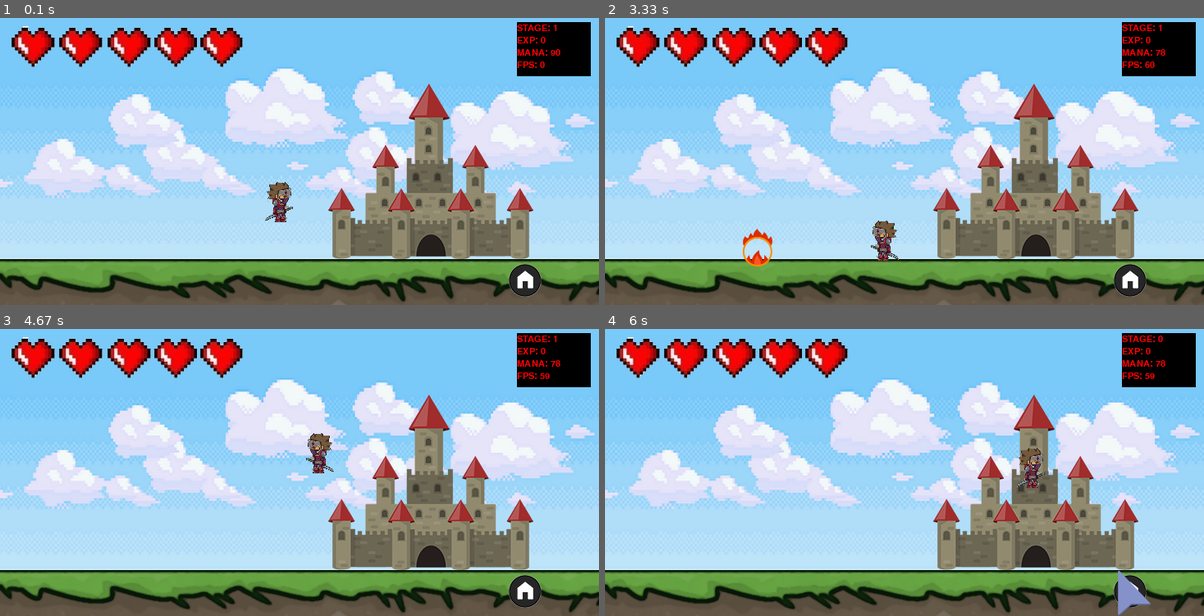
Above: before the commit, frames 1-4 (two rows, left to right).
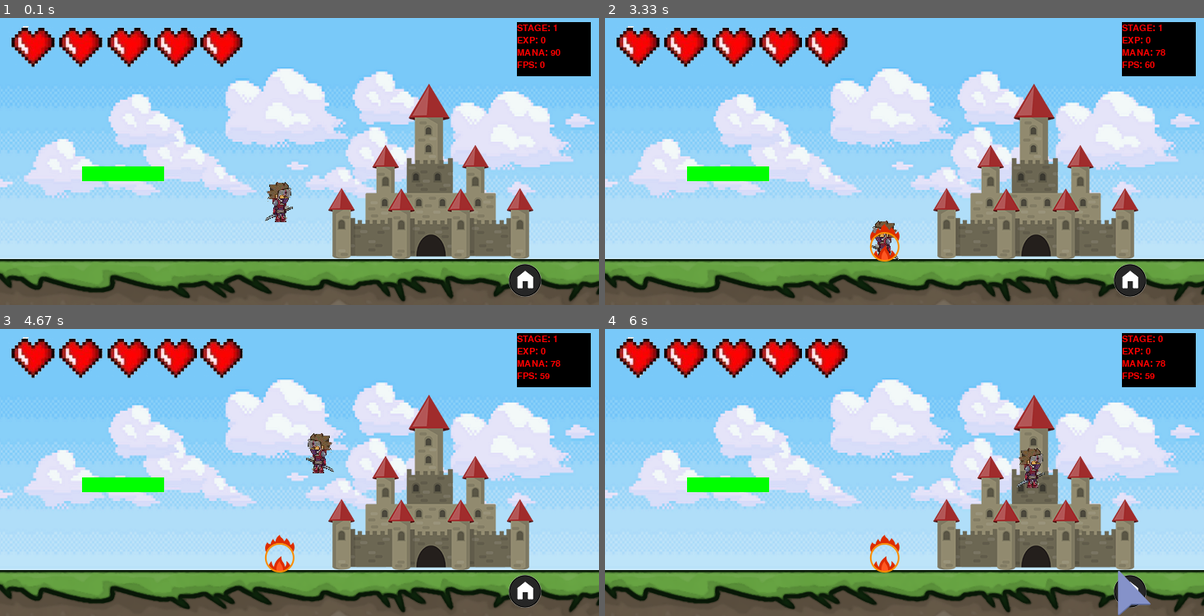
Above: after the commit, the same moments.

Repository: Aless-FG/pyGameTest
Game: pygame game, started from bolt.py
Two runs of this game, one before a commit and one after it. Both use one fixed random seed, a clock stepped at 60 frames per second and the inputs below.
Inputs (mouse positions are in pixels of both pictures, inside the frame that each line leads up to):
- Up to frame 1 (0.1 s): no input
- Up to frame 2 (3.33 s): hold Right 0.33-0.8 s; tap M at 0.83, 3 s; hold Right 1.17-1.63 s; tap Space at 1.23, 1.53, 1.73, 2.03, 2.3, 2.6 s; hold Left 1.67-2.2 s; hold Left 2.23-2.63 s; tap Enter at 2.67 s
- Up to frame 3 (4.67 s): hold Right 3.33-3.97 s; tap Space at 3.4, 3.7, 4.07, 4.37, 4.57 s; hold Left 4-4.47 s; hold Right from 4.5 s (still down)
- Up to frame 4 (6 s): tap Space at 4.87, 5.4, 5.7, 5.9 s; release Right at 4.97 s; click (1132, 593) at 5.05 s; hold Right 5.33-5.8 s; hold Left from 5.83 s (still down)

The runs differ from the first frame. In frame 1, 0.7% of the frame differs, in the area x 13-28%, y 51-57%; in frame 2, 1.3%, in the area x 13-50%, y 51-87%; in frame 3, 1.0%; in frame 4, 1.0%.

Commit message:
added a platform and gravity to the fireball (right only)

Diff:
--- a/fireball.py
+++ b/fireball.py
@@ -5,6 +5,9 @@
     def __init__(self):
         super().__init__()
         self.direction = main.player.direction # get player position
+        self.pos = main.vec(main.player.pos.x, main.player.pos.y - 20)
+        self.vel = main.vec(4, 3)
+
         if self.direction == "RIGHT":
             self.image = pygame.image.load("png/fireball.png")
         else:
@@ -13,8 +16,8 @@
         setting the center of the new rectangle to the same position as the player.pos
         the center of the fireball's rectangle is positioned at the same location as the player's position.
         """
-        self.rect = self.image.get_rect(center=main.player.pos)
-        self.rect.y = main.player.pos.y - 40
+        self.rect = self.image.get_rect(center=self.pos)
+        self.rect.y = main.player.pos.y
         if main.player.direction == "RIGHT":
             self.rect.x = main.player.pos.x
         else:
@@ -22,6 +25,7 @@
 
 
     def fire(self):
+
         main.player.magic_cooldown = 0 # the player cannot fire another firebatt till the previous one exits screen
         # Runs while the fireball is still within the screen w/ extra margin
         """
@@ -36,10 +40,41 @@
                 main.displaysurface.blit(self.image, self.rect)
 
             if self.direction == "RIGHT":
-                self.rect.move_ip(7, 0) # moves the fireball's rectangle 12 pixels to the right along the x-axis
+                self.pos.x += self.vel.x
+                self.gravity_check()
             else:
-                self.rect.move_ip(-7, 0)
+                self.pos.x -= self.vel.x
+                self.gravity_check()
+
+            self.rect.center = self.pos
+
         else:
             self.kill()
             main.player.magic_cooldown = 1
             main.player.attacking = False
+
+    def gravity_check(self):
+
+
+            # Detect collisions with the ground objects
+        hits = pygame.sprite.spritecollide(main.fireball, main.ground_group, False)
+        pl_hits = pygame.sprite.spritecollide(main.fireball, main.platform_group, False)
+        print(len(pl_hits))
+
+        if self.vel.y > 0:
+            if len(hits) == 2:
+                lowest = hits[0]
+                if self.pos.y < lowest.rect.top:
+
+                    self.pos.y = lowest.rect.top - 20 # Align the fireball with the top of the ground object
+                    self.vel.y = 0  # Stop the fireball from moving vertically
+            elif pl_hits:
+                lowest = pl_hits[0]
+                self.pos.y = lowest.rect.top - 20  # Align the fireball with the top of the ground object
+                self.vel.y = 0  # Stop the fireball from moving vertically
+            self.vel.y += 0.2
+
+
+        # Update the position based on the new velocity
+        self.pos += self.vel
+        self.rect.center = self.pos
--- a/main.py
+++ b/main.py
@@ -9,6 +9,7 @@
 from healthbar import HealthBar
 from item import Item
 from fireball import Fireball
+from pform import Platform
 from stagedisplay import StageDisplay
 from statusbar import StatusBar
 from pbutton import PButton
@@ -32,36 +33,36 @@
 displaysurface = pygame.display.set_mode((WIDTH, HEIGHT))  # displays the game using width and height
 pygame.display.set_caption("Game")  # changes window's title
 
-run_ani_R = [pygame.image.load("png/Player_Sprite_R.png"), pygame.image.load("png/Player_Sprite2_R.png"),
-             pygame.image.load("png/Player_Sprite3_R.png"), pygame.image.load("png/Player_Sprite4_R.png"),
-             pygame.image.load("png/Player_Sprite5_R.png"), pygame.image.load("png/Player_Sprite6_R.png"),
-             pygame.image.load("png/Player_Sprite_R.png")]
+run_ani_R = [pygame.image.load("png/Player_Sprite_R.png").convert_alpha(), pygame.image.load("png/Player_Sprite2_R.png").convert_alpha(),
+             pygame.image.load("png/Player_Sprite3_R.png").convert_alpha(), pygame.image.load("png/Player_Sprite4_R.png").convert_alpha(),
+             pygame.image.load("png/Player_Sprite5_R.png").convert_alpha(), pygame.image.load("png/Player_Sprite6_R.png").convert_alpha(),
+             pygame.image.load("png/Player_Sprite_R.png").convert_alpha()]
 
 # Run animation for the LEFT
-run_ani_L = [pygame.image.load("png/Player_Sprite_L.png"), pygame.image.load("png/Player_Sprite2_L.png"),
-             pygame.image.load("png/Player_Sprite3_L.png"), pygame.image.load("png/Player_Sprite4_L.png"),
-             pygame.image.load("png/Player_Sprite5_L.png"), pygame.image.load("png/Player_Sprite6_L.png"),
-             pygame.image.load("png/Player_Sprite_L.png")]
+run_ani_L = [pygame.image.load("png/Player_Sprite_L.png").convert_alpha(), pygame.image.load("png/Player_Sprite2_L.png").convert_alpha(),
+             pygame.image.load("png/Player_Sprite3_L.png").convert_alpha(), pygame.image.load("png/Player_Sprite4_L.png").convert_alpha(),
+             pygame.image.load("png/Player_Sprite5_L.png").convert_alpha(), pygame.image.load("png/Player_Sprite6_L.png").convert_alpha(),
+             pygame.image.load("png/Player_Sprite_L.png").convert_alpha()]
 
 # Attack animation for the RIGHT
-attack_ani_R = [pygame.image.load("png/Player_Sprite_R.png"), pygame.image.load("png/Player_Attack_R.png"),
-                pygame.image.load("png/Player_Attack2_R.png"), pygame.image.load("png/Player_Attack2_R.png"),
-                pygame.image.load("png/Player_Attack3_R.png"), pygame.image.load("png/Player_Attack3_R.png"),
-                pygame.image.load("png/Player_Attack4_R.png"), pygame.image.load("png/Player_Attack4_R.png"),
-                pygame.image.load("png/Player_Attack5_R.png"), pygame.image.load("png/Player_Attack5_R.png"),
-                pygame.image.load("png/Player_Sprite_R.png")]
+attack_ani_R = [pygame.image.load("png/Player_Sprite_R.png").convert_alpha(), pygame.image.load("png/Player_Attack_R.png").convert_alpha(),
+                pygame.image.load("png/Player_Attack2_R.png").convert_alpha(), pygame.image.load("png/Player_Attack2_R.png").convert_alpha(),
+                pygame.image.load("png/Player_Attack3_R.png").convert_alpha(), pygame.image.load("png/Player_Attack3_R.png").convert_alpha(),
+                pygame.image.load("png/Player_Attack4_R.png").convert_alpha(), pygame.image.load("png/Player_Attack4_R.png").convert_alpha(),
+                pygame.image.load("png/Player_Attack5_R.png").convert_alpha(), pygame.image.load("png/Player_Attack5_R.png").convert_alpha(),
+                pygame.image.load("png/Player_Sprite_R.png").convert_alpha()]
 
 # Attack animation for the LEFT
-attack_ani_L = [pygame.image.load("png/Player_Sprite_L.png"), pygame.image.load("png/Player_Attack_L.png"),
-                pygame.image.load("png/Player_Attack2_L.png"), pygame.image.load("png/Player_Attack2_L.png"),
-                pygame.image.load("png/Player_Attack3_L.png"), pygame.image.load("png/Player_Attack3_L.png"),
-                pygame.image.load("png/Player_Attack4_L.png"), pygame.image.load("png/Player_Attack4_L.png"),
-                pygame.image.load("png/Player_Attack5_L.png"), pygame.image.load("png/Player_Attack5_L.png"),
-                pygame.image.load("png/Player_Sprite_L.png")]
-
-health_ani = [pygame.image.load("png/heart0.png"), pygame.image.load("png/heart.png"),
-              pygame.image.load("png/heart2.png"), pygame.image.load("png/heart3.png"),
-              pygame.image.load("png/heart4.png"), pygame.image.load("png/heart5.png")]
+attack_ani_L = [pygame.image.load("png/Player_Sprite_L.png").convert_alpha(), pygame.image.load("png/Player_Attack_L.png").convert_alpha(),
+                pygame.image.load("png/Player_Attack2_L.png").convert_alpha(), pygame.image.load("png/Player_Attack2_L.png").convert_alpha(),
+                pygame.image.load("png/Player_Attack3_L.png").convert_alpha(), pygame.image.load("png/Player_Attack3_L.png").convert_alpha(),
+                pygame.image.load("png/Player_Attack4_L.png").convert_alpha(), pygame.image.load("png/Player_Attack4_L.png").convert_alpha(),
+                pygame.image.load("png/Player_Attack5_L.png").convert_alpha(), pygame.image.load("png/Player_Attack5_L.png").convert_alpha(),
+                pygame.image.load("png/Player_Sprite_L.png").convert_alpha()]
+
+health_ani = [pygame.image.load("png/heart0.png").convert_alpha(), pygame.image.load("png/heart.png").convert_alpha(),
+              pygame.image.load("png/heart2.png").convert_alpha(), pygame.image.load("png/heart3.png").convert_alpha(),
+              pygame.image.load("png/heart4.png").convert_alpha(), pygame.image.load("png/heart5.png").convert_alpha()]
 
 # Music and Sound
 soundtrack = ["tracks/background_village.wav", "tracks/battle_music.wav", "tracks/gameover.wav"]
@@ -224,7 +225,8 @@
     def gravity_check(self):
         # takes three parameters, the sprite to be tested, and secondly the sprite group against which the sprite will be tested.
         # The third parameter takes a True or False value which determines whether to kill the sprite if a collision occurs
-        hits = pygame.sprite.spritecollide(player, ground_group, False)
+        hits = pygame.sprite.spritecollide(self, ground_group, False)
+        pl_hits = pygame.sprite.spritecollide(self, platform_group, False)
         """
         check whether the player has any velocity in the downwards direction.
         If he doesn’t, then all is good (because he isn’t falling and thus is on the ground).
@@ -232,11 +234,18 @@
         """
         if self.vel.y > 0:
             if hits:  # will run if the hits variable recorded a collision between the player and ground
+
                 """
                 selects the first ground object from the list of hits.
                 The assumption here is that the first ground object in the list is the one closest to the player's current position along the y-axis.
                 """
                 lowest = hits[0]
+                if self.pos.y < lowest.rect.bottom:  # checks if the player's y-coordinate (vertical position) is higher (less than) the bottom y-coordinate of the lowest ground object's bounding rectangle.
+                    self.pos.y = lowest.rect.top + 1  # sets the player's y-coordinate to just above the top of the ground object, effectively preventing the player from falling through the ground.
+                    self.vel.y = 0  # sets the player's vertical velocity to 0, effectively stopping any downward movement due to gravity.
+                    self.jumping = False
+            elif pl_hits:
+                lowest = pl_hits[0]
                 if self.pos.y < lowest.rect.bottom:  # checks if the player's y-coordinate (vertical position) is higher (less than) the bottom y-coordinate of the lowest ground object's bounding rectangle.
                     self.pos.y = lowest.rect.top + 1  # sets the player's y-coordinate to just above the top of the ground object, effectively preventing the player from falling through the ground.
                     self.vel.y = 0  # sets the player's vertical velocity to 0, effectively stopping any downward movement due to gravity.
@@ -332,6 +341,7 @@
         pygame.time.set_timer(self.enemy_generation2, 2500)
         self.world = 2
         button.imgdisp = 1
+        p1.hide = False
         castle.hide = True
         self.battle = True
         mmanager.playsoundtrack(soundtrack[1], -1, 0.05)
@@ -377,11 +387,14 @@
 status_bar = StatusBar()
 cursor = Cursor()
 button = PButton()
-
+p1 = Platform()
 # Sprite groups are used to manage and update multiple sprites simultaneously.
 # the collision detection functions that detect collisions requires a Sprite group as a parameter
 ground_group = pygame.sprite.Group()
 ground_group.add(ground)
+platform_group = pygame.sprite.Group()
+platform_group.add(p1)
+
 playergroup = pygame.sprite.Group()
 playergroup.add(player)
 enemies = pygame.sprite.Group()
@@ -411,6 +424,7 @@
     button.render(button.imgdisp)
     cursor.hover()
     castle.update()
+    p1.render()
 
     """
     render the player after the castle.
@@ -511,7 +525,9 @@
                     player.mana -= 6
                     player.attacking = True
                     fireball = Fireball()
+
                     fireballs.add(fireball)
+                    ground_group.add(fireball)
                     mmanager.playsound(fireball_sound, 0.3)
             if event.key == pygame.K_RETURN:
                 if player.attacking == False:
--- /dev/null
+++ b/pform.py
@@ -0,0 +1,17 @@
+import pygame
+import random
+import main
+HEIGHT = 350
+WIDTH = 730
+
+class Platform(pygame.sprite.Sprite):
+    def __init__(self):
+        super().__init__()
+        self.surf = pygame.Surface((100, 18))
+        self.surf.fill((0,255,0))
+        self.rect = self.surf.get_rect(center = (150,190))
+        self.hide = False
+
+    def render(self):
+        if self.hide == False:
+            main.displaysurface.blit(self.surf, self.rect)
